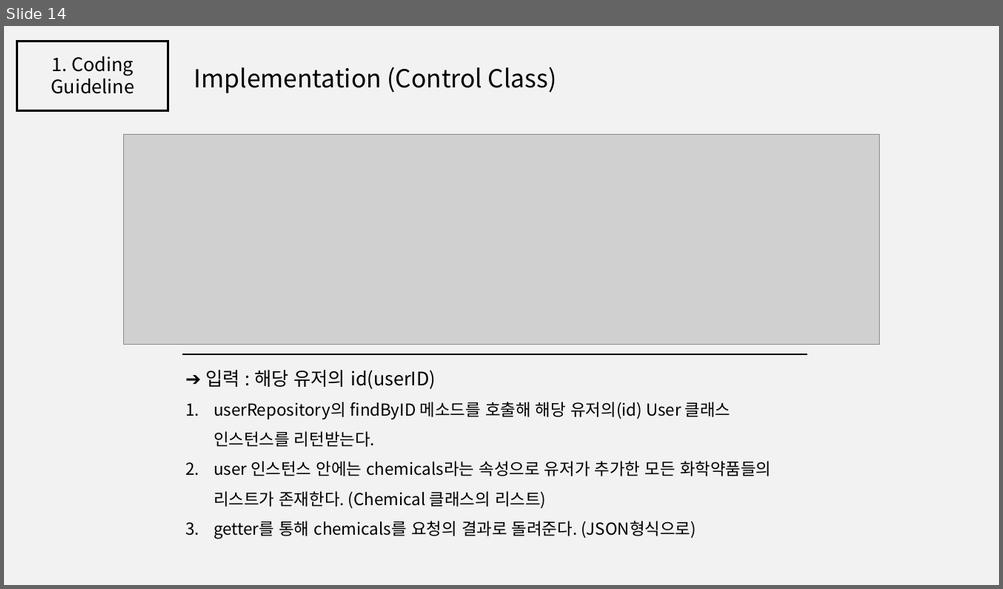
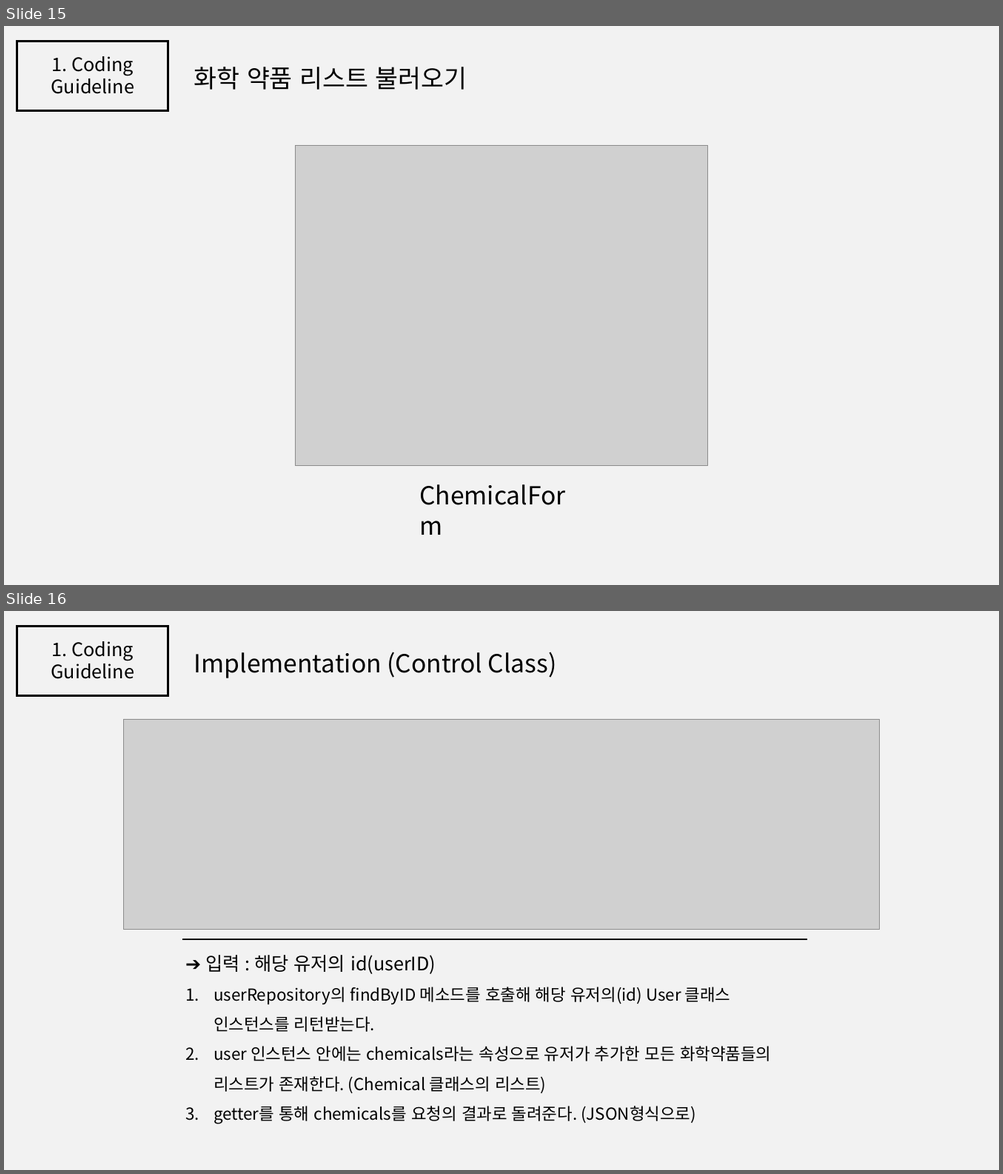
Before and after one commit to jisukim97/ChemicalManagementApplication, a slide deck: Document/2_Software Architect Documentation/Software Architecture Documentation 1.0.pptx. Shown one above the other, each under a label of ours: slide 14 before the commit, slides 15 and 16 after it. The pictures are 1003x589 and 1003x1174 pixels, drawn with LibreOffice and Linux fonts; fonts in the diff are those of the drawing; grey boxes stand for pictures. Boxes give left, top, right and bottom in pixels: in the first picture for what was removed or moved away, otherwise in the second. Text is boxed around its words. In the diff, an @@ line names an element or a change of style, - is before the commit and + after.

```diff
--- a/Document/2_Software Architect Documentation/Software Architecture Documentation 1.0.pptx
+++ b/Document/2_Software Architect Documentation/Software Architecture Documentation 1.0.pptx
@@ slide 15 added at bbox=[4, 26, 999, 585], background #F2F2F2 @@
@@ rectangle added at bbox=[17, 41, 168, 110], outline #000000 2 pt @@
@@ text added at bbox=[51, 56, 134, 94], 18 pt, text #000000 @@
+1. Coding Guideline
@@ text added at bbox=[194, 67, 466, 90], 24 pt, text #000000 @@
+화학 약품 리스트 불러오기
@@ picture added at bbox=[295, 145, 708, 466] @@
@@ text added at bbox=[412, 477, 590, 514], 24 pt, text #000000 @@
+ChemicalForm
@@ what was slide 14 is now slide 16 @@
```
Also in this commit, not shown: 12 slides changed, 2 other slides added.
